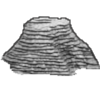
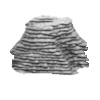
Layers edited between the first and the second (100, 100) image:
hid "line" over [1, 16, 100, 66]
painted on "Pasted Layer" over [0, 15, 100, 77]
